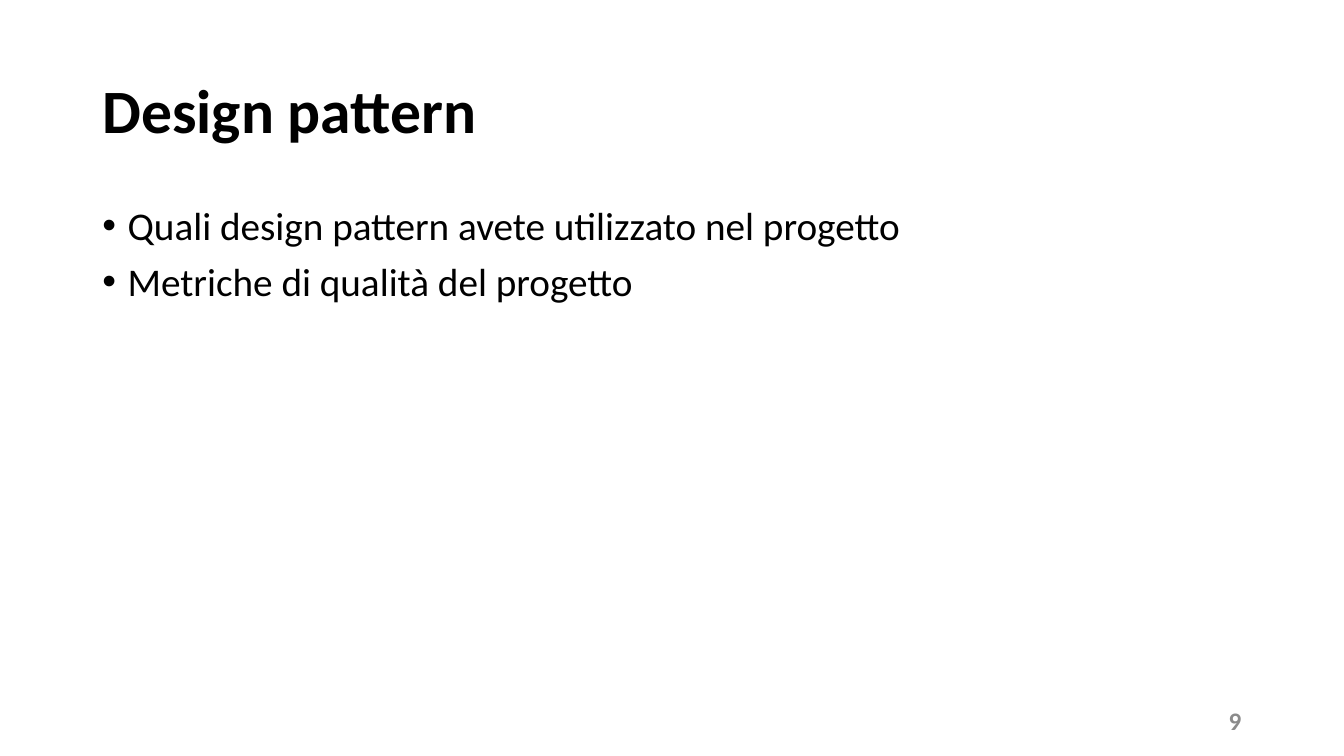
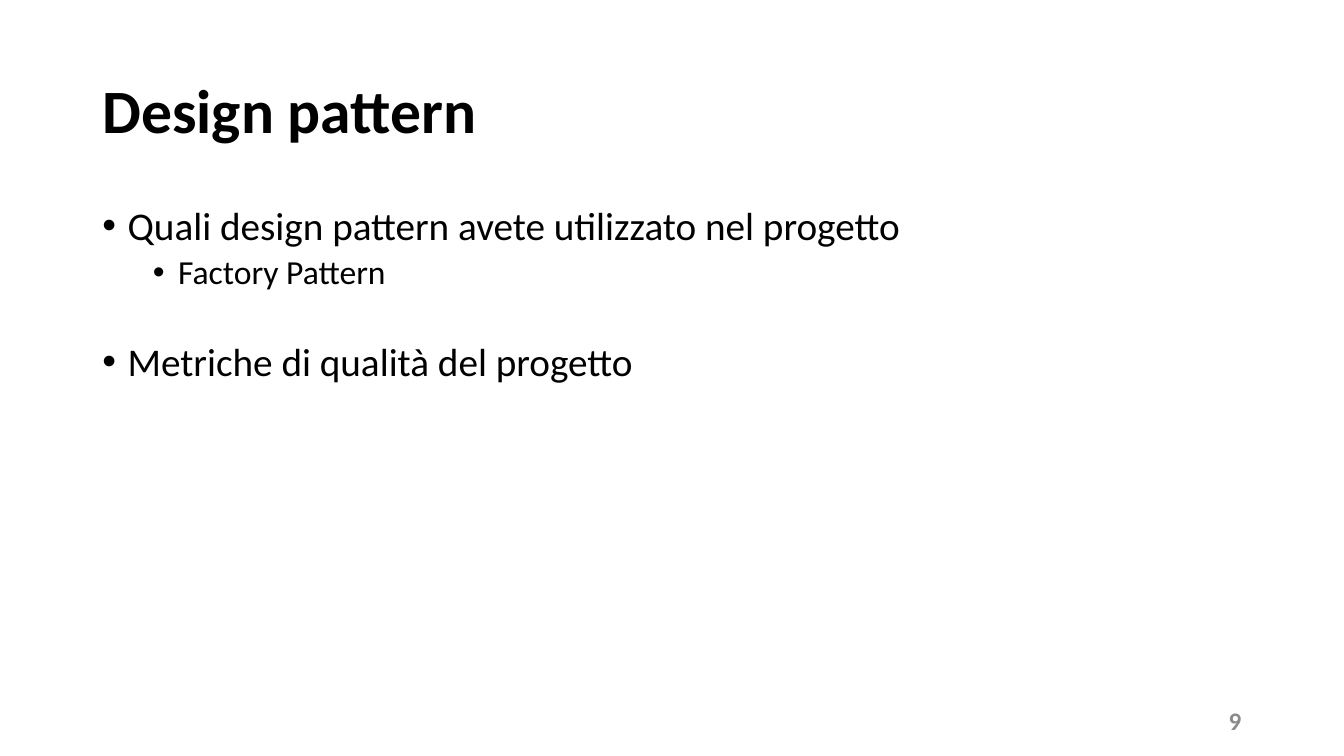
Before and after one commit to MatiasNegro/SteamDiscountAdviser, a slide deck: slide 9 of doc/presentation.pptx. Drawn at 1344x756 pixels with LibreOffice and Linux fonts; fonts in the diff are those of the drawing. Boxes give left, top, right and bottom in pixels: in the first picture for what was removed or moved away, otherwise in the second. Text is boxed around its words. In the diff, an @@ line names an element or a change of style, - is before the commit and + after.

```diff
--- a/doc/presentation.pptx
+++ b/doc/presentation.pptx
@@ text at [178,262,385,290]: paragraph added @@
+  • Factory Pattern
```
Also in this commit, not shown: 11 other slides changed.
